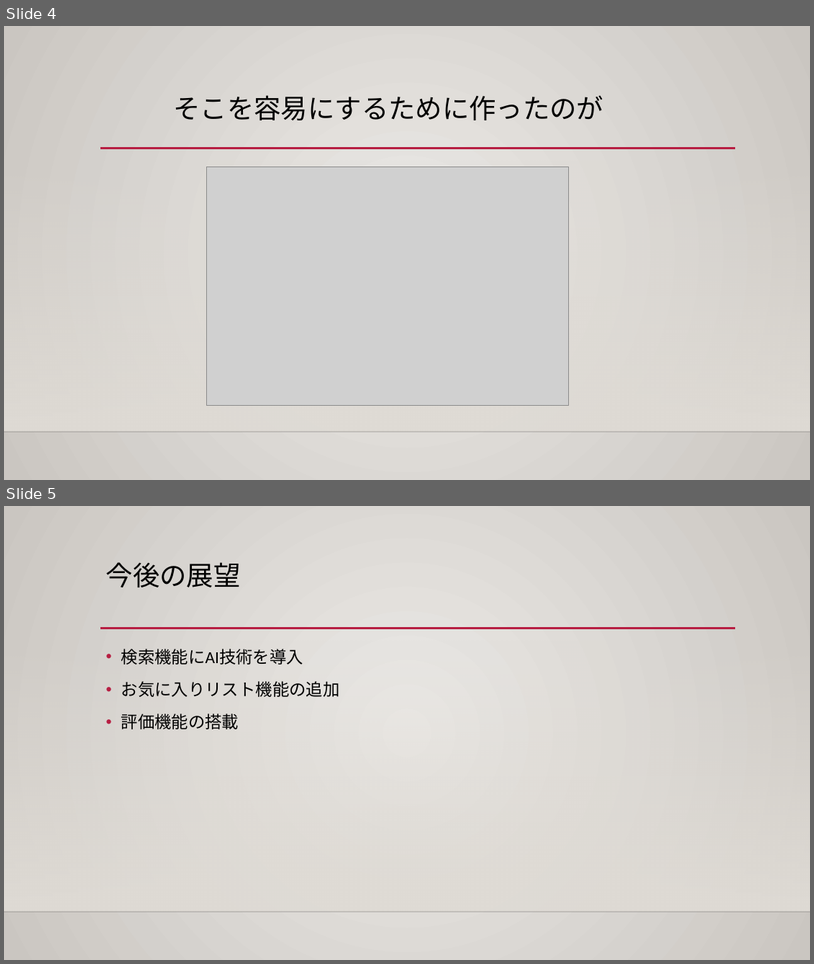
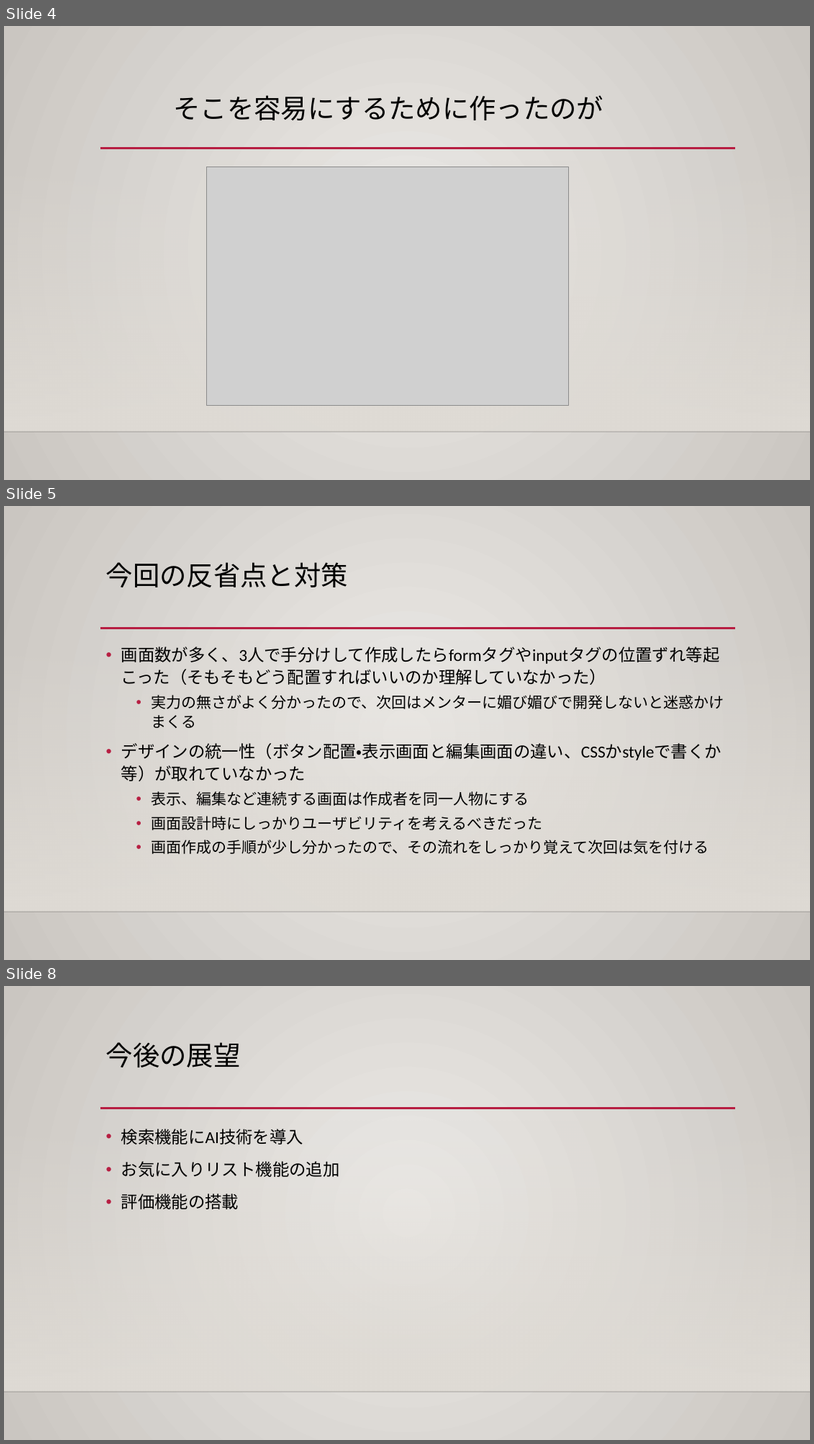
Before and after one commit to geejigeeji/hair-model, a slide deck: カトモ.pptx. Shown one above the other, each under a label of ours: slides 4 and 5 before the commit, slides 4, 5 and 8 after it; the slides between them are not shown. The pictures are 814x964 and 814x1444 pixels, drawn with LibreOffice and Linux fonts; fonts in the diff are those of the drawing; grey boxes stand for pictures; background and template pictures are left out. Boxes give left, top, right and bottom in pixels: in the first picture for what was removed or moved away, otherwise in the second. Text is boxed around its words. In the diff, an @@ line names an element or a change of style, - is before the commit and + after.

```diff
--- a/カトモ.pptx
+++ b/カトモ.pptx
@@ slide 5 added at [4, 506, 810, 960], background gradient #ECEAE7 to #CAC7C1; not listed: 3 template elements that a slide beside it also shows @@
@@ title added at [106, 562, 348, 587], 32 pt, text #000000 @@
+今回の反省点と対策
@@ text added at [121, 646, 725, 854], 18 pt, text #000000 @@
+• 画面数が多く、3人で手分けして作成したらformタグやinputタグの位置ずれ等起こった（そもそもどう配置すればいいのか理解していなかった）
+  • 実力の無さがよく分かったので、次回はメンターに媚び媚びで開発しないと迷惑かけまくる
+• デザインの統一性（ボタン配置・表示画面と編集画面の違い、CSSかstyleで書くか等）が取れていなかった
+  • 表示、編集など連続する画面は作成者を同一人物にする
+  • 画面設計時にしっかりユーザビリティを考えるべきだった
+  • 画面作成の手順が少し分かったので、その流れをしっかり覚えて次回は気を付ける
@@ what was slide 5 is now slide 8 @@
```
Also in this commit, not shown: 2 other slides added.
